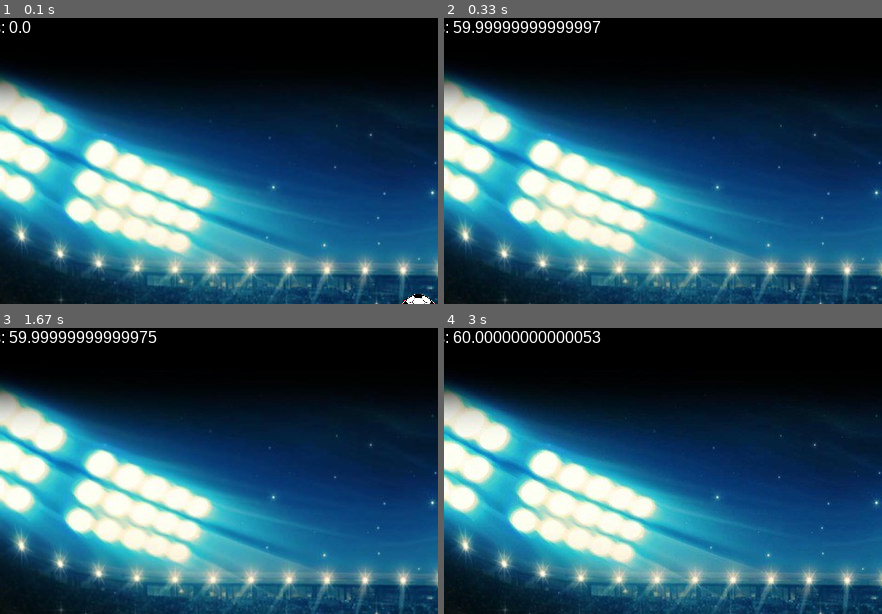
Above: before the commit, frames 1-4 (two rows, left to right).
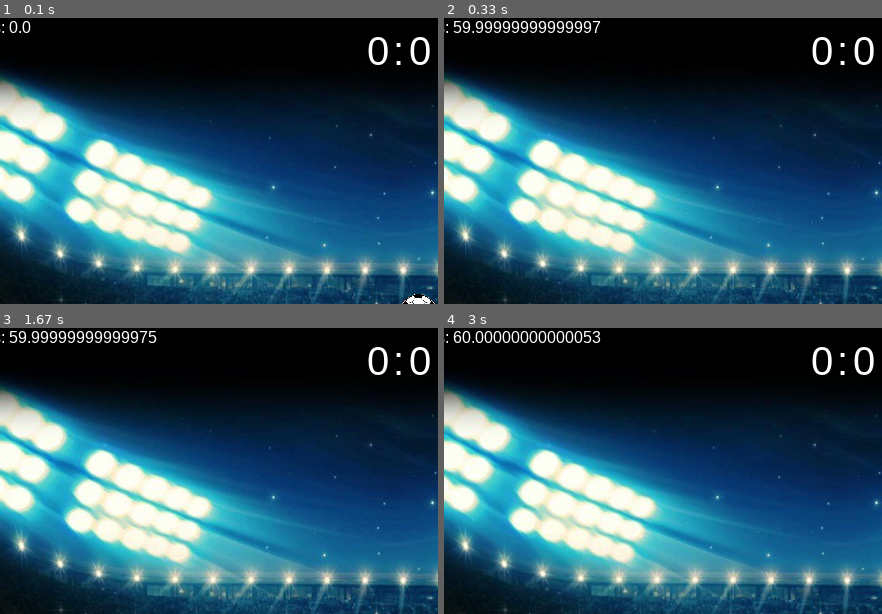
Above: after the commit, the same moments.

Repository: pedrooa/Projeto-Final
Game: pygame game, started from jogo_vetor_GabrielLigeiro.py
Same seed, same stepped clock (60 frames per second), same inputs: the game is played once before the commit and once after it.
Inputs:
- Up to frame 1 (0.1 s): no input
- Up to frame 2 (0.33 s): no input
- Up to frame 3 (1.67 s): hold Right 0.33-0.8 s; hold Up 0.83-1.13 s; hold Right 1.17-1.63 s
- Up to frame 4 (3 s): hold Left 1.67-2.2 s; hold Left 2.23-2.63 s; tap A at 2.67 s
The pictures show only the part of the screen within x 2-52%, y 0-50%; the shares and areas given below are measured in that part.

The runs differ from the first frame. In frame 1, 0.5% of the frame differs, in the area x 84-99%, y 6-17%; in frame 2, 0.5%; in frame 3, 0.5%; in frame 4, 0.5%.

Commit message:
fazendo gol

Diff:
--- a/jogo_vetor_GabrielLigeiro.py
+++ b/jogo_vetor_GabrielLigeiro.py
@@ -104,6 +104,10 @@
             self.vel -= 0.12*FEL
 
 
+
+
+
+
 class Jogador(pygame.sprite.Sprite):
     def __init__(self,x,imagem,teclas):
         pygame.sprite.Sprite.__init__(self)
@@ -166,6 +170,17 @@
         self.rect = self.image.get_rect()
         self.rect.x = x
         self.rect.y = y
+#funções
+font_name = pygame.font.match_font('arial')
+def draw_text(surf, text, size, x, y):
+    font = pygame.font.Font(font_name, size)
+    text_surface = font.render(text, True, WHITE)
+    text_rect = text_surface.get_rect()
+    text_rect.midtop = (x, y)
+    surf.blit(text_surface, text_rect)
+#SCORE
+player1_score = 0
+player2_score = 0
 # initialize pygame and create window
 pygame.init()
 pygame.mixer.init()
@@ -191,13 +206,14 @@
 player2_group = pygame.sprite.Group()
 player1_group = pygame.sprite.Group()
 todos_jogadores = pygame.sprite.Group()
+trave_1_group = pygame.sprite.Group()
+trave_2_group = pygame.sprite.Group()
 
 bola = Bola(WIDTH/2,HEIGHT/2,20)
 player1 = Jogador(WIDTH*1/3,player1_img,0)
 player2 = Jogador(WIDTH*2/3,player2_img,1)
 
-trave_1_group = pygame.sprite.Group()
-trave_2_group = pygame.sprite.Group()
+
 
 trave1 = Trave_1()
 trave2 = Trave_2()
@@ -244,6 +260,8 @@
     bateu_player2_1 = pygame.sprite.spritecollide(player2, player1_group, False)
     bateu_trave1 = pygame.sprite.spritecollide(player1, trave_1_group, False)
     bateu_trave2 = pygame.sprite.spritecollide(player2, trave_2_group, False)
+    bateu_bola_trave_1 = pygame.sprite.spritecollide(bola, trave_1_group, False)
+    bateu_bola_trave_2 = pygame.sprite.spritecollide(bola, trave_2_group, False)
     if bateu:
         player1.pos.y = bateu[0].rect.top + 1
         player1.vel.y = 0
@@ -267,10 +285,8 @@
         if player1.pos.y < player2.pos.y:
             player1.pos.y = player2.rect.top + 2
             player1.vel.y = 0
-            print("cima")
+
     if bateu_trave1:
-        screen.blit(font.render("Goooooooooooooooool!!!!!!!!!!", 1, WHITE), (0,0))
-        #print("gol")
         if player1.pos.y -  10 <= trave1.rect.top and player1.vel.y  > 0:
             player1.pos.y = trave1.rect.top + 2
             player1.vel.y = 0
@@ -278,15 +294,29 @@
             player1.vel.y = 0
             player1.vel.y = 5
     if bateu_trave2:
-        screen.blit(font.render("Goooooooooooooooool!!!!!!!!!!", 1, WHITE), (0,0))
-        #print("gol")
         if player2.pos.y -  10 <= trave2.rect.top and player2.vel.y  > 0:
             player2.pos.y = trave2.rect.top + 2
             player2.vel.y = 0
         if player2.pos.y - 60 <= trave2.rect.top:
             player2.vel.y = 0
             player2.vel.y = 5
-
+    if bateu_bola_trave_1:
+        player2_score += 1
+        if bola.pos.y + bola.radius <= trave1.rect.top and bola.vel.y > 0:
+            bola.vel.y = -bola.vel.y
+        if bola.pos.y - bola.radius <= trave1.rect.top:
+            bola.vel.y = -bola.vel.y
+            player2_score += 1
+            bola.pos = (WIDTH/2,HEIGHT/2)
+
+    if bateu_bola_trave_2:
+        player1_score += 1
+        if bola.pos.y + bola.radius <= trave2.rect.top and bola.vel.y > 0:
+            bola.vel.y = -bola.vel.y
+        if bola.pos.y - bola.radius <= trave2.rect.top:
+            bola.vel.y = -bola.vel.y
+            player1_score += 1
+            bola.pos = (WIDTH/2,HEIGHT/2)
     #Colisao da bola com os jogadores
     colisao = pygame.sprite.spritecollide(bola,todos_jogadores,False,pygame.sprite.collide_circle)
     if colisao:
@@ -298,6 +328,9 @@
     screen.blit(background, background_rect)
     # Info and flip screen
     screen.blit(font.render("fps: " + str(clock.get_fps()), 1, WHITE), (0,0))
+    draw_text(screen,":", 40, WIDTH/2 - 20, 10)
+    draw_text(screen,str(player1_score), 40, WIDTH/2 - 40, 10)
+    draw_text(screen,str(player2_score), 40, WIDTH/2 + 2, 10)
     all_sprites.draw(screen) #rodando os sprites
     #pygame.draw.rect(screen, GREEN, [0,HEIGHT - 30,WIDTH,30])
     # *after* drawing everything, flip the display
